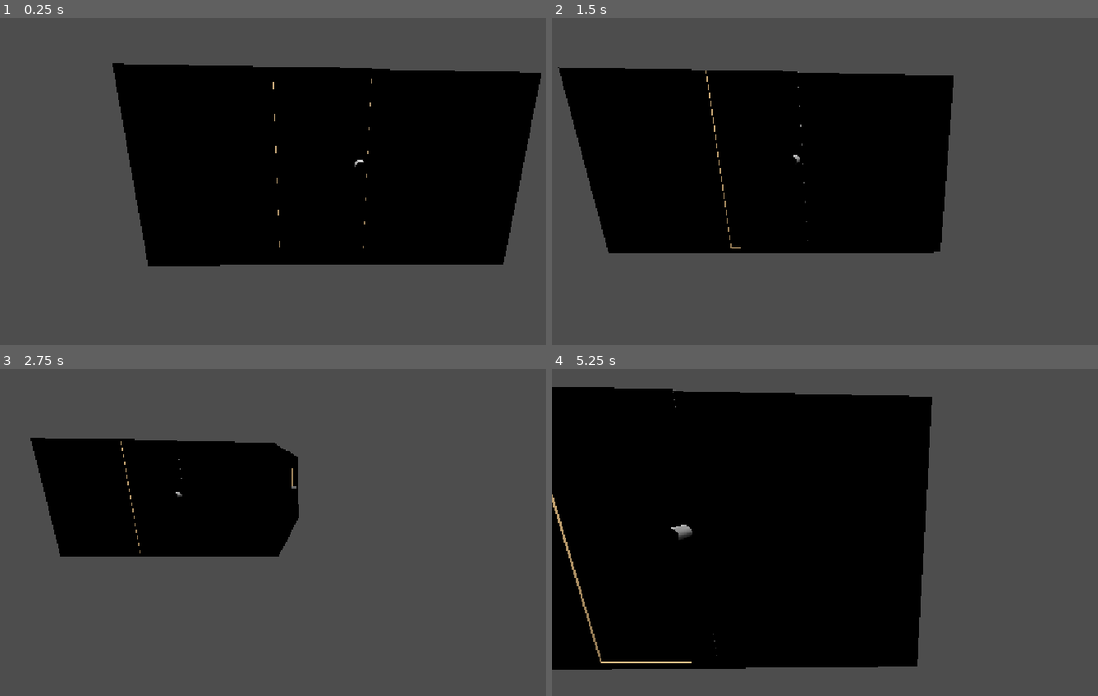
Above: before the commit, frames 1-4 (two rows, left to right).
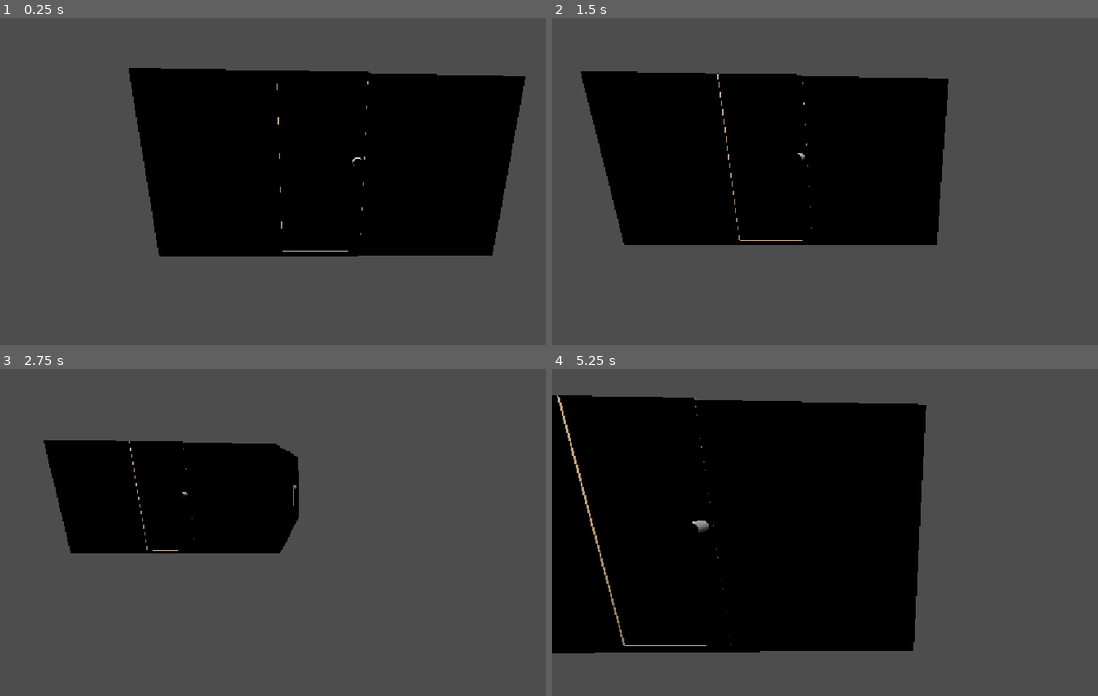
Above: after the commit, the same moments.

Repository: b00lean/ambasada_godot_dojo
Game: Godot game, scene res://mistnonst_1.tscn
Two runs of this game, one before a commit and one after it. Both use one fixed random seed, a clock stepped at 60 frames per second and the inputs below.
Inputs:
- Up to frame 1 (0.25 s): no input
- Up to frame 2 (1.5 s): tap Enter at 0.5 s; hold D 0.53-1.28 s; hold S from 1.28 s (still down)
- Up to frame 3 (2.75 s): release S at 2.03 s; hold D from 2.03 s (still down)
- Up to frame 4 (5.25 s): release D at 2.78 s; hold W 2.78-3.53 s; hold A 3.53-5.03 s; hold S from 5.03 s (still down)

The runs differ from the first frame. In frame 1, 5.7% of the frame differs, in the area x 20-100%, y 13-76%; in frame 2, 4.8%; in frame 3, 1.5%; in frame 4, 6.5%, in the area x 0-70%, y 5-92%.

Commit message:
upravuji kameru aby nebylo videt do mistnosti kdyz vjedete hracem do zdi

Diff:
--- a/hrac.tscn
+++ b/hrac.tscn
@@ -29,10 +29,12 @@
 
 [node name="OkoP" type="MeshInstance3D" parent="CharacterBody3D/skin" unique_id=1908787372]
 transform = Transform3D(0.3, 0, 0, 0, 0.3, 0, 0, 0, 0.3, -0.11332762, 0.7676804, 0.5317259)
+layers = 2
 mesh = SubResource("SphereMesh_q7aek")
 
 [node name="OkoL" type="MeshInstance3D" parent="CharacterBody3D/skin" unique_id=839237535]
 transform = Transform3D(0.3, 0, 0, 0, 0.3, 0, 0, 0, 0.3, 0.2509303, 0.7676804, 0.5317259)
+layers = 2
 mesh = SubResource("SphereMesh_q7aek")
 
 [node name="CS" type="CollisionShape3D" parent="CharacterBody3D" unique_id=1986013927]
@@ -40,4 +42,5 @@
 shape = SubResource("CapsuleShape3D_q7aek")
 
 [node name="Camera3D" type="Camera3D" parent="CharacterBody3D" unique_id=423733188]
-transform = Transform3D(-0.9996962, 0.0066772103, 0.023725202, 0.0116107855, 0.97668576, 0.21435946, -0.021740742, 0.2145698, -0.97646666, 0.059716314, 0.945987, 0.64634115)
+transform = Transform3D(-0.9996962, 0.006677211, 0.023725199, 0.0116107855, 0.9766859, 0.21435948, -0.021740742, 0.21456984, -0.97646666, 0.059716314, 0.945987, 0.36058718)
+cull_mask = 1048573
